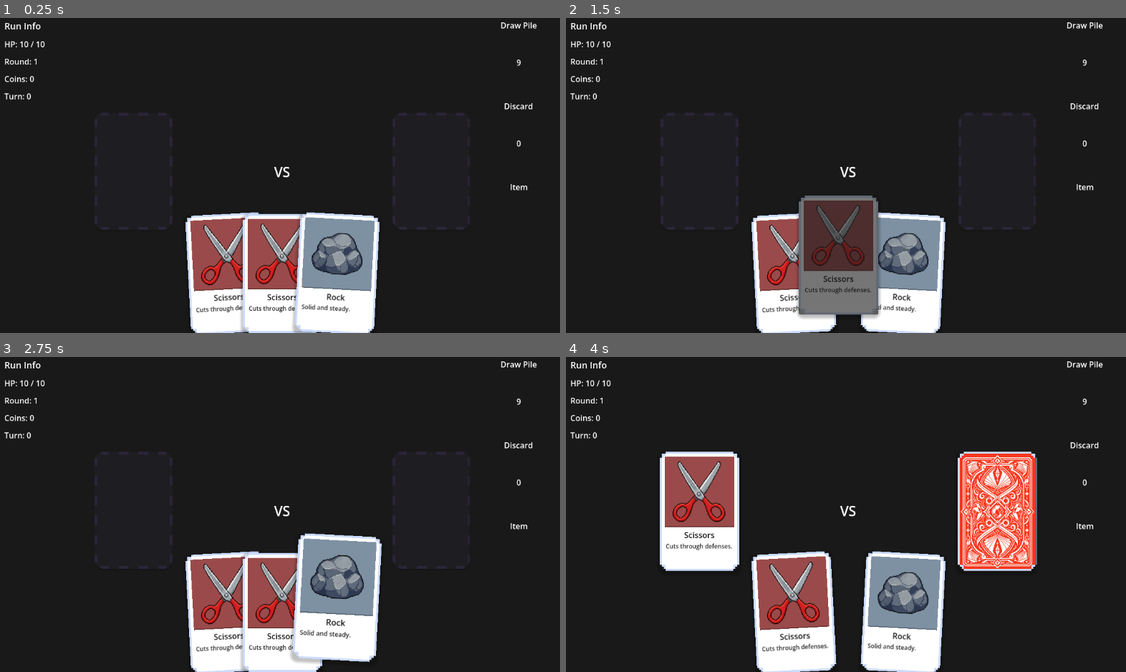
Above: before the commit, frames 1-4 (two rows, left to right).
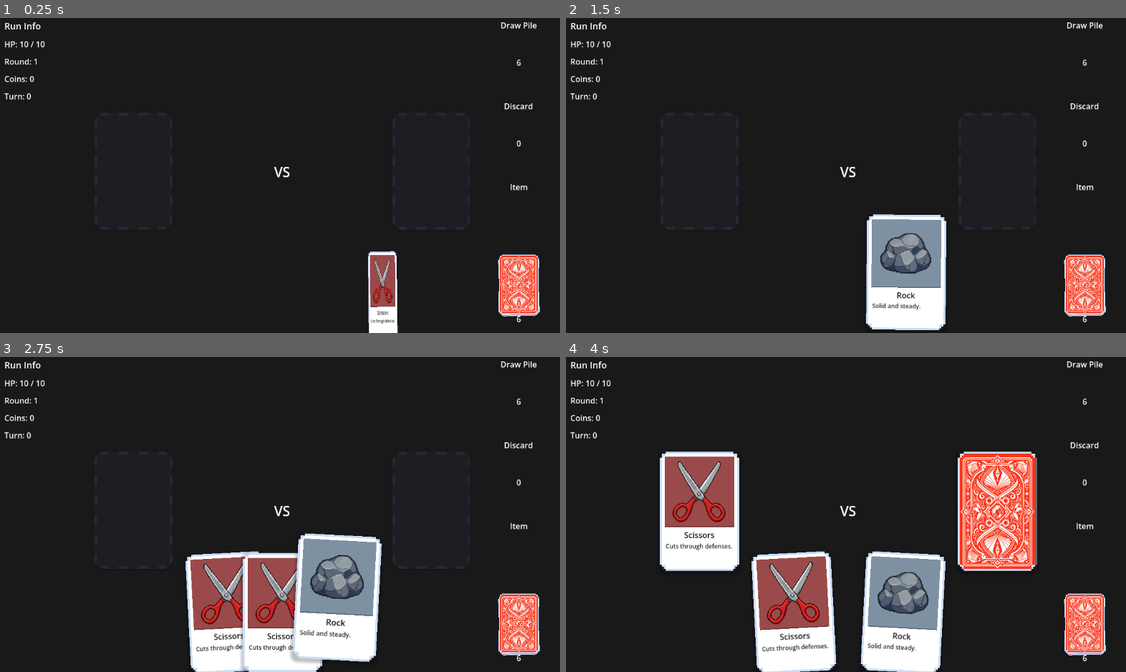
Above: after the commit, the same moments.

Repository: MaulRai/jankpot
Game: Godot game, scene res://scenes/main/Main.tscn
The game is run twice, just before and just after one commit, with the same random seed, the same clock (stepped at 60 frames per second) and the same inputs.
Inputs (mouse positions are in pixels of both pictures, inside the frame that each line leads up to):
- Up to frame 1 (0.25 s): no input
- Up to frame 2 (1.5 s): drag from (795, 273) to (907, 103) at 0.52 s; drag from (846, 273) to (818, 235) at 1.27 s
- Up to frame 3 (2.75 s): move the mouse to (336, 612) at 2.02 s; click (336, 612) at 2.17 s
- Up to frame 4 (4 s): tap Enter at 2.75 s; drag from (818, 574) to (678, 464) at 2.77 s; drag from (700, 508) to (879, 511) at 3.52 s

The runs differ from the first frame. In frame 1, 15% of the frame differs, in the area x 32-97%, y 13-100%; in frame 2, 12%; in frame 3, 1.4%; in frame 4, 1.4%.

Commit message:
faet: card pile (bug)

Diff:
--- a/scenes/main/Main.tscn
+++ b/scenes/main/Main.tscn
@@ -9,6 +9,7 @@
 [ext_resource type="PackedScene" uid="uid://c1w3e3a3e3a3e" path="res://scenes/ui/CardView.tscn" id="7_stu34"]
 [ext_resource type="Script" path="res://scripts/ui/TooltipManager.gd" id="8_vwx56"]
 [ext_resource type="PackedScene" uid="uid://t1w3e3a3e3a3g" path="res://scenes/ui/TooltipBox.tscn" id="9_yz123"]
+[ext_resource type="Texture2D" path="res://assets/ui/card-back.png" id="10_card_back"]
 
 [node name="Main" type="Control"]
 layout_mode = 3
@@ -145,6 +146,67 @@
 script = ExtResource("6_pqr12")
 card_scene = ExtResource("7_stu34")
 
+[node name="DrawPileVisual" type="Control" parent="."]
+z_index = 20
+layout_mode = 1
+anchors_preset = 3
+anchor_left = 1.0
+anchor_top = 1.0
+anchor_right = 1.0
+anchor_bottom = 1.0
+offset_left = -176.0
+offset_top = -166.0
+offset_right = -24.0
+offset_bottom = -18.0
+grow_horizontal = 0
+grow_vertical = 0
+mouse_filter = 2
+
+[node name="PileCardBottom" type="TextureRect" parent="DrawPileVisual"]
+layout_mode = 0
+offset_left = 34.0
+offset_top = 13.0
+offset_right = 114.0
+offset_bottom = 133.0
+rotation = -0.0349066
+mouse_filter = 2
+texture = ExtResource("10_card_back")
+expand_mode = 1
+stretch_mode = 6
+
+[node name="PileCardMiddle" type="TextureRect" parent="DrawPileVisual"]
+layout_mode = 0
+offset_left = 37.0
+offset_top = 10.0
+offset_right = 117.0
+offset_bottom = 130.0
+rotation = 0.020944
+mouse_filter = 2
+texture = ExtResource("10_card_back")
+expand_mode = 1
+stretch_mode = 6
+
+[node name="PileCardTop" type="TextureRect" parent="DrawPileVisual"]
+layout_mode = 0
+offset_left = 36.0
+offset_top = 8.0
+offset_right = 116.0
+offset_bottom = 128.0
+mouse_filter = 2
+texture = ExtResource("10_card_back")
+expand_mode = 1
+stretch_mode = 6
+
+[node name="CountLabel" type="Label" parent="DrawPileVisual"]
+layout_mode = 0
+offset_left = 36.0
+offset_top = 126.0
+offset_right = 116.0
+offset_bottom = 148.0
+mouse_filter = 2
+text = "9"
+horizontal_alignment = 1
+
 [node name="RightPanel" type="Panel" parent="."]
 layout_mode = 1
 anchors_preset = 11
--- a/scripts/game/GameController.gd
+++ b/scripts/game/GameController.gd
@@ -14,6 +14,13 @@
 @onready var hp_label: Label = get_node("../LeftPanel/VBoxContainer/HPLabel")
 @onready var turn_label: Label = get_node("../LeftPanel/VBoxContainer/TurnLabel")
 @onready var battle_board: Control = get_node("../CenterBoard")
+@onready var draw_pile_visual: Control = get_node("../DrawPileVisual")
+@onready var pile_card_bottom: TextureRect = get_node("../DrawPileVisual/PileCardBottom")
+@onready var pile_card_middle: TextureRect = get_node("../DrawPileVisual/PileCardMiddle")
+@onready var pile_card_top: TextureRect = get_node("../DrawPileVisual/PileCardTop")
+@onready var pile_count_label: Label = get_node("../DrawPileVisual/CountLabel")
+@onready var legacy_draw_count: Label = get_node("../RightPanel/VBoxContainer/DrawPileSection/DrawPilePanel/DrawPileCount")
+@onready var legacy_discard_count: Label = get_node("../RightPanel/VBoxContainer/DiscardPileSection/DiscardPilePanel/DiscardPileCount")
 
 var player_hp: int = 10
 var enemy_hp: int = 10
@@ -25,11 +32,17 @@
 func _ready() -> void:
 	if deck_manager:
 		deck_manager.hand_changed.connect(_on_hand_changed)
+		deck_manager.draw_pile_changed.connect(_update_pile_visuals)
+		deck_manager.discard_pile_changed.connect(_update_pile_visuals)
 	if hand_view:
 		hand_view.card_play_requested.connect(_on_card_play_requested)
 	if deck_manager:
+		_is_animating = true
 		deck_manager.setup_starting_deck()
-		deck_manager.draw_until_full(3)
+		_update_pile_visuals()
+		await get_tree().process_frame
+		await _refill_hand_animated()
+		_is_animating = false
 	_update_labels()
 
 func _on_hand_changed() -> void:
@@ -136,14 +149,120 @@
 		return
 
 	# 10. Draw refill and rebuild hand
-	deck_manager.draw_until_full(3)
-	if hand_view:
-		hand_view.set_cards(deck_manager.hand)
+	await _refill_hand_animated()
 
 	_is_animating = false
 	turn_count += 1
 	_update_labels()
 	emit_signal("turn_resolved")
+
+func _refill_hand_animated() -> void:
+	if deck_manager.draw_pile.is_empty() and not deck_manager.discard_pile.is_empty():
+		deck_manager.reshuffle_discard_if_needed()
+		await _animate_pile_rebuild()
+
+	var previous_hand_size := deck_manager.hand.size()
+	deck_manager.draw_until_full(hand_view.hand_size)
+	var final_hand_size := deck_manager.hand.size()
+
+	for index in range(previous_hand_size, final_hand_size):
+		await _animate_card_draw_to_hand(deck_manager.hand[index], index, final_hand_size)
+
+	hand_view.set_cards(deck_manager.hand)
+	_update_pile_visuals()
+
+func _animate_card_draw_to_hand(card_data: CardDef, hand_index: int, hand_count: int) -> void:
+	if not hand_view.card_scene:
+		return
+
+	var travel_card: CardView = hand_view.card_scene.instantiate()
+	get_parent().add_child(travel_card)
+	travel_card.set_interaction_enabled(false)
+	travel_card.set_face_down(true)
+	travel_card.pivot_offset = travel_card.size * 0.5
+	travel_card.global_position = pile_card_top.global_position
+	travel_card.scale = Vector2(0.5, 0.5)
+	travel_card.z_index = 1800
+
+	var target_position := hand_view.get_card_target_global_position(hand_index, hand_count)
+	var movement := create_tween()
+	movement.set_parallel(true)
+	movement.tween_property(travel_card, "global_position", target_position, 0.52) \
+		.set_trans(Tween.TRANS_CUBIC).set_ease(Tween.EASE_IN_OUT)
+	movement.tween_property(travel_card, "scale:y", 1.0, 0.52) \
+		.set_trans(Tween.TRANS_SINE).set_ease(Tween.EASE_IN_OUT)
+	movement.tween_property(travel_card, "rotation_degrees", randf_range(-3.0, 3.0), 0.52) \
+		.set_trans(Tween.TRANS_SINE).set_ease(Tween.EASE_IN_OUT)
+
+	var flip := create_tween()
+	flip.tween_property(travel_card, "scale:x", 0.06, 0.2) \
+		.set_trans(Tween.TRANS_SINE).set_ease(Tween.EASE_IN)
+	flip.tween_callback(func() -> void:
+		travel_card.set_card_data(card_data)
+		travel_card.set_face_down(false)
+	)
+	flip.tween_property(travel_card, "scale:x", 1.0, 0.24) \
+		.set_trans(Tween.TRANS_SINE).set_ease(Tween.EASE_OUT)
+
+	await movement.finished
+	travel_card.queue_free()
+
+func _animate_pile_rebuild() -> void:
+	_set_pile_cards_visible(false)
+	var last_tween: Tween
+	var spawned_cards: Array[TextureRect] = []
+	var target_position := pile_card_top.global_position
+	var viewport_width := get_viewport().get_visible_rect().size.x
+
+	for i in range(6):
+		var card_back := TextureRect.new()
+		card_back.texture = load("res://assets/ui/card-back.png")
+		card_back.expand_mode = TextureRect.EXPAND_IGNORE_SIZE
+		card_back.stretch_mode = TextureRect.STRETCH_KEEP_ASPECT_CENTERED
+		card_back.size = Vector2(160.0, 240.0)
+		card_back.scale = Vector2(0.5, 0.5)
+		card_back.pivot_offset = card_back.size * 0.5
+		card_back.mouse_filter = Control.MOUSE_FILTER_IGNORE
+		get_parent().add_child(card_back)
+		card_back.global_position = Vector2(
+			viewport_width + randf_range(40.0, 180.0),
+			target_position.y + randf_range(-90.0, 90.0)
+		)
+		card_back.rotation_degrees = randf_range(-20.0, 20.0)
+		card_back.z_index = 1700 + i
+		spawned_cards.append(card_back)
+
+		last_tween = create_tween()
+		last_tween.set_parallel(true)
+		last_tween.tween_property(
+			card_back,
+			"global_position",
+			target_position + Vector2(randf_range(-2.0, 2.0), randf_range(-2.0, 2.0)),
+			0.38
+		).set_trans(Tween.TRANS_CUBIC).set_ease(Tween.EASE_OUT)
+		last_tween.tween_property(card_back, "rotation_degrees", randf_range(-2.0, 2.0), 0.38) \
+			.set_trans(Tween.TRANS_SINE).set_ease(Tween.EASE_OUT)
+		await get_tree().create_timer(0.055).timeout
+
+	if last_tween:
+		await last_tween.finished
+	for card_back in spawned_cards:
+		card_back.queue_free()
+	_set_pile_cards_visible(true)
+	_update_pile_visuals()
+
+func _update_pile_visuals() -> void:
+	var draw_count := deck_manager.draw_pile.size() if deck_manager else 0
+	var discard_count := deck_manager.discard_pile.size() if deck_manager else 0
+	pile_count_label.text = str(draw_count)
+	legacy_draw_count.text = str(draw_count)
+	legacy_discard_count.text = str(discard_count)
+	_set_pile_cards_visible(draw_count > 0)
+
+func _set_pile_cards_visible(is_visible: bool) -> void:
+	pile_card_bottom.visible = is_visible
+	pile_card_middle.visible = is_visible
+	pile_card_top.visible = is_visible
 
 func _animate_enemy_card_entry(card_view: CardView) -> void:
 	card_view.position = Vector2(0.0, -70.0)
@@ -300,9 +419,11 @@
 	enemy_hp = 10
 	turn_count = 0
 	round_status = "ongoing"
+	_is_animating = true
 	player_slot.clear_slot()
 	enemy_slot.clear_slot()
 	if deck_manager:
 		deck_manager.setup_starting_deck()
-		deck_manager.draw_until_full(3)
+		await _refill_hand_animated()
+	_is_animating = false
 	_update_labels()
--- a/scripts/ui/HandView.gd
+++ b/scripts/ui/HandView.gd
@@ -39,30 +39,38 @@
 	card_views.clear()
 
 func _layout_cards() -> void:
+	for i in range(card_views.size()):
+		_apply_card_layout(card_views[i], i, card_views.size())
+
+func get_card_target_global_position(index: int, card_count: int) -> Vector2:
+	return get_global_transform() * _get_card_base_position(index, card_count)
+
+func _get_card_base_position(index: int, card_count: int) -> Vector2:
 	var card_width: float = 160.0
 	var overlap: float = 50.0
 	var spacing: float = card_width - overlap
 	var total_width: float
-	if card_views.size() > 1:
-		total_width = card_views.size() * card_width - (card_views.size() - 1) * overlap
+	if card_count > 1:
+		total_width = card_count * card_width - (card_count - 1) * overlap
 	else:
 		total_width = card_width
 	var start_x: float = (size.x - total_width) / 2.0
-	var center_index: float = (card_views.size() - 1) / 2.0
 	var bottom_y: float = size.y - 240.0
 	if bottom_y < 0:
 		bottom_y = 30.0
-	for i in range(card_views.size()):
-		var card := card_views[i]
-		var offset := i - center_index
-		card.base_position = Vector2(start_x + i * spacing, bottom_y)
-		card.base_rotation_degrees = offset * 3.0
-		# Cards further to the right are drawn above cards to their left.
-		card.base_z_index = i
-		card.position = card.base_position
-		card.rotation_degrees = card.base_rotation_degrees
-		card.pivot_offset = Vector2(card_width / 2.0, card.size.y / 2.0)
-		card.z_index = card.base_z_index
+	return Vector2(start_x + index * spacing, bottom_y)
+
+func _apply_card_layout(card: CardView, index: int, card_count: int) -> void:
+	var center_index: float = (card_count - 1) / 2.0
+	var offset := index - center_index
+	card.base_position = _get_card_base_position(index, card_count)
+	card.base_rotation_degrees = offset * 3.0
+	# Cards further to the right are drawn above cards to their left.
+	card.base_z_index = index
+	card.position = card.base_position
+	card.rotation_degrees = card.base_rotation_degrees
+	card.pivot_offset = Vector2(80.0, card.size.y / 2.0)
+	card.z_index = card.base_z_index
 
 func remove_card_view(card_view: CardView) -> void:
 	card_views.erase(card_view)
Not shown: 1 places in scenes/main/Main.tscn that only renumber resources
